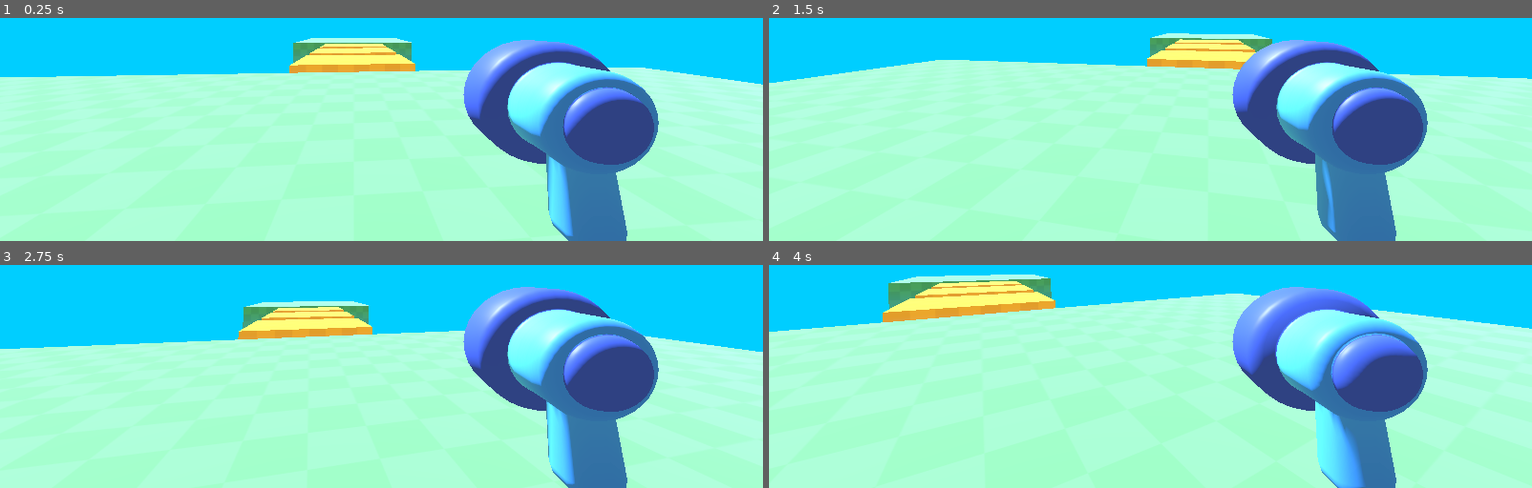
Above: before the commit, frames 1-4 (two rows, left to right).
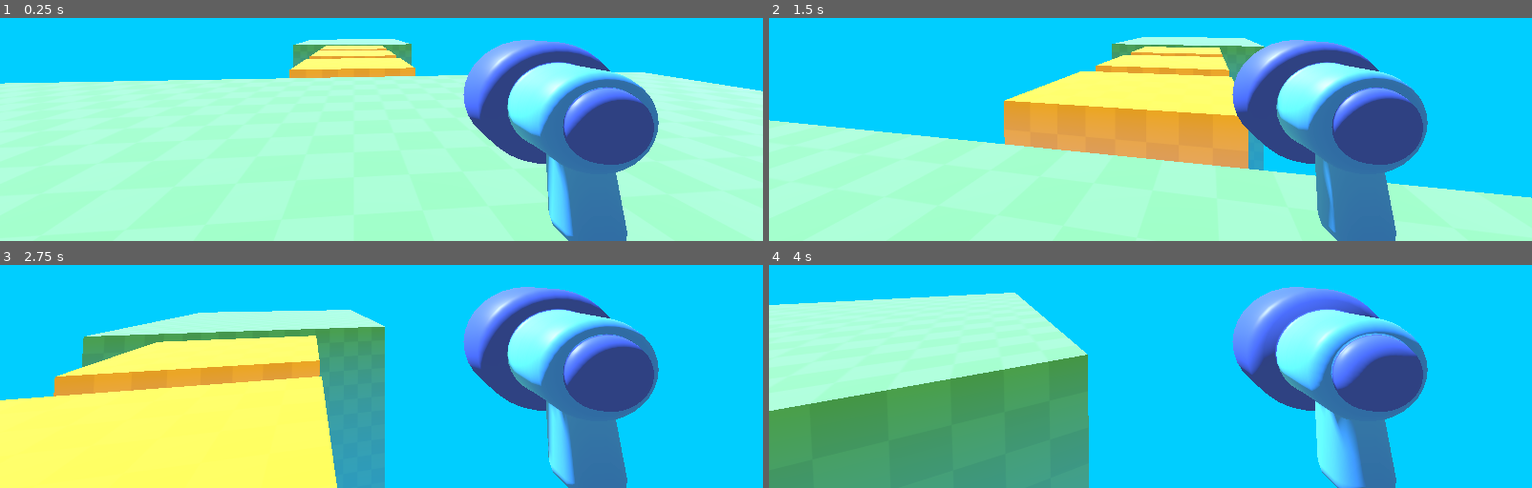
Above: after the commit, the same moments.

Repository: joao-enrique/fps-game
Game: Godot game, scene res://level/temporary_level.tscn
Two runs of this game, one before a commit and one after it. Both use one fixed random seed, a clock stepped at 60 frames per second and the inputs below. The project has no main scene, so this scene is started directly.
Inputs (mouse positions are in pixels of both pictures, inside the frame that each line leads up to):
- Up to frame 1 (0.25 s): no input
- Up to frame 2 (1.5 s): tap Enter at 0.5 s; move the mouse to (1188, 24) at 0.52 s; hold Up (ui_up) from 0.53 s (still down); move the mouse to (1112, 29) at 1.27 s
- Up to frame 3 (2.75 s): keep holding Up (ui_up); move the mouse to (396, 267) at 2.02 s
- Up to frame 4 (4 s): keep holding Up (ui_up); move the mouse to (1142, 280) at 2.77 s; move the mouse to (1203, 278) at 3.52 s

The runs differ from the first frame. In frame 1, 3.1% of the frame differs, in the area x 0-100%, y 8-74%; in frame 2, 33%; in frame 3, 61%, in the area x 0-100%, y 16-100%; in frame 4, 60%.

Commit message:
💾Feat: add player movement

Diff:
--- a/project.godot
+++ b/project.godot
@@ -14,6 +14,37 @@
 config/features=PackedStringArray("4.0", "GL Compatibility")
 config/icon="res://icon.svg"
 
+[input]
+
+ui_left={
+"deadzone": 0.5,
+"events": [Object(InputEventKey,"resource_local_to_scene":false,"resource_name":"","device":0,"window_id":0,"alt_pressed":false,"shift_pressed":false,"ctrl_pressed":false,"meta_pressed":false,"pressed":false,"keycode":4194319,"physical_keycode":0,"key_label":0,"unicode":4194319,"echo":false,"script":null)
+, Object(InputEventJoypadButton,"resource_local_to_scene":false,"resource_name":"","device":0,"button_index":13,"pressure":0.0,"pressed":false,"script":null)
+, Object(InputEventKey,"resource_local_to_scene":false,"resource_name":"","device":-1,"window_id":0,"alt_pressed":false,"shift_pressed":false,"ctrl_pressed":false,"meta_pressed":false,"pressed":false,"keycode":0,"physical_keycode":68,"key_label":0,"unicode":100,"echo":false,"script":null)
+]
+}
+ui_right={
+"deadzone": 0.5,
+"events": [Object(InputEventKey,"resource_local_to_scene":false,"resource_name":"","device":0,"window_id":0,"alt_pressed":false,"shift_pressed":false,"ctrl_pressed":false,"meta_pressed":false,"pressed":false,"keycode":4194321,"physical_keycode":0,"key_label":0,"unicode":4194321,"echo":false,"script":null)
+, Object(InputEventJoypadButton,"resource_local_to_scene":false,"resource_name":"","device":0,"button_index":14,"pressure":0.0,"pressed":false,"script":null)
+, Object(InputEventKey,"resource_local_to_scene":false,"resource_name":"","device":-1,"window_id":0,"alt_pressed":false,"shift_pressed":false,"ctrl_pressed":false,"meta_pressed":false,"pressed":false,"keycode":0,"physical_keycode":65,"key_label":0,"unicode":97,"echo":false,"script":null)
+]
+}
+ui_up={
+"deadzone": 0.5,
+"events": [Object(InputEventKey,"resource_local_to_scene":false,"resource_name":"","device":0,"window_id":0,"alt_pressed":false,"shift_pressed":false,"ctrl_pressed":false,"meta_pressed":false,"pressed":false,"keycode":4194320,"physical_keycode":0,"key_label":0,"unicode":4194320,"echo":false,"script":null)
+, Object(InputEventJoypadButton,"resource_local_to_scene":false,"resource_name":"","device":0,"button_index":11,"pressure":0.0,"pressed":false,"script":null)
+, Object(InputEventKey,"resource_local_to_scene":false,"resource_name":"","device":-1,"window_id":0,"alt_pressed":false,"shift_pressed":false,"ctrl_pressed":false,"meta_pressed":false,"pressed":false,"keycode":0,"physical_keycode":87,"key_label":0,"unicode":119,"echo":false,"script":null)
+]
+}
+ui_down={
+"deadzone": 0.5,
+"events": [Object(InputEventKey,"resource_local_to_scene":false,"resource_name":"","device":0,"window_id":0,"alt_pressed":false,"shift_pressed":false,"ctrl_pressed":false,"meta_pressed":false,"pressed":false,"keycode":4194322,"physical_keycode":0,"key_label":0,"unicode":4194322,"echo":false,"script":null)
+, Object(InputEventJoypadButton,"resource_local_to_scene":false,"resource_name":"","device":0,"button_index":12,"pressure":0.0,"pressed":false,"script":null)
+, Object(InputEventKey,"resource_local_to_scene":false,"resource_name":"","device":-1,"window_id":0,"alt_pressed":false,"shift_pressed":false,"ctrl_pressed":false,"meta_pressed":false,"pressed":false,"keycode":0,"physical_keycode":83,"key_label":0,"unicode":115,"echo":false,"script":null)
+]
+}
+
 [rendering]
 
 renderer/rendering_method="gl_compatibility"
--- a/scripts/player.gd
+++ b/scripts/player.gd
@@ -12,3 +12,15 @@
 		)
 	elif event.is_action_pressed("ui_cancel"):
 		Input.mouse_mode = Input.MOUSE_MODE_VISIBLE
+
+func _physics_process(delta):
+	const SPEED = 5.5
+
+	var input_direction_2D = Input.get_vector("ui_right", "ui_left", "ui_up", "ui_down")
+	var input_direction_3D = Vector3(input_direction_2D.x, 0.0, input_direction_2D.y)
+	var direction = transform.basis * input_direction_3D
+
+	velocity.x = direction.x * SPEED
+	velocity.z = direction.z * SPEED
+
+	move_and_slide()
